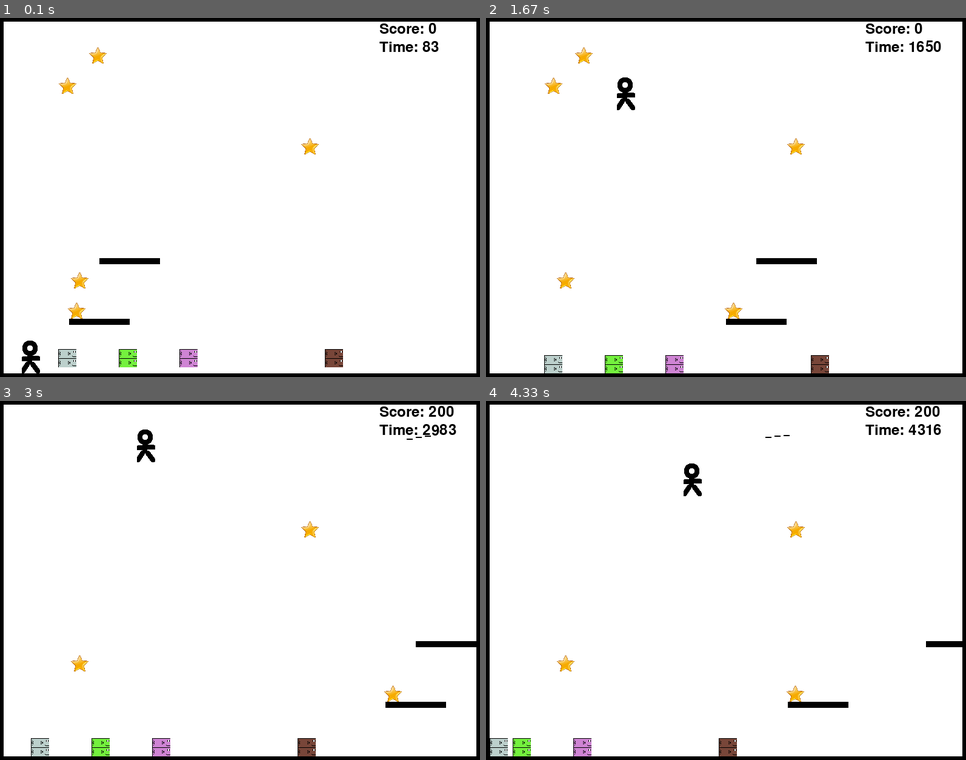
Above: before the commit, frames 1-4 (two rows, left to right).
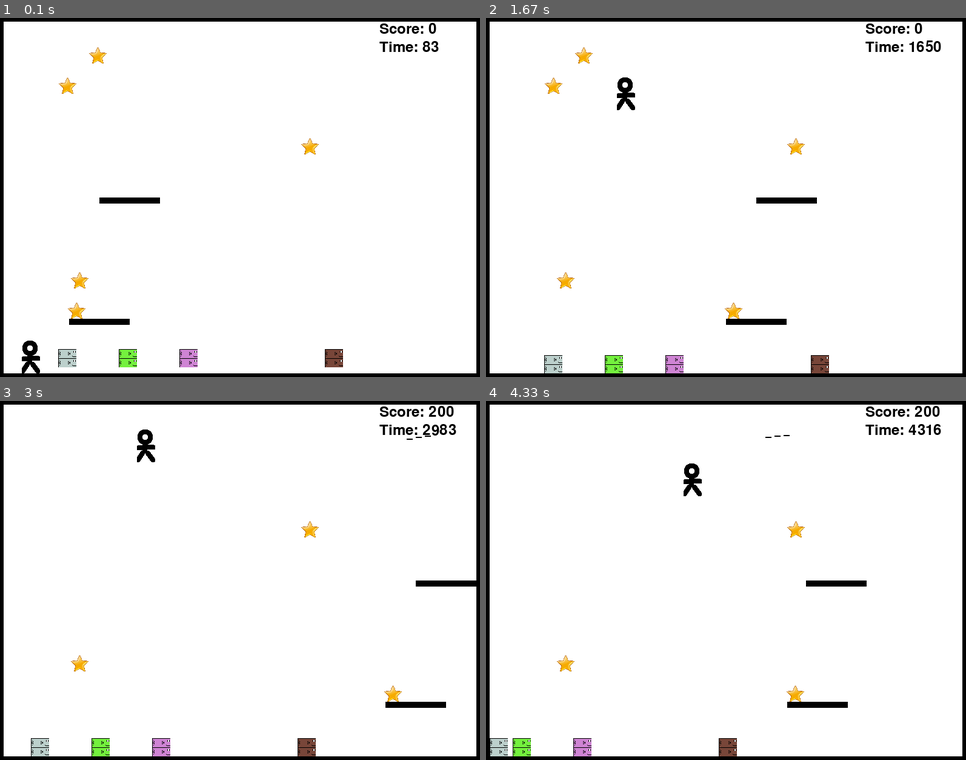
Above: after the commit, the same moments.

Repository: nkudeba/pygame-platform-evolution
Game: pygame game, started from platformer.py
The game is run twice, just before and just after one commit, with the same random seed, the same clock (stepped at 60 frames per second) and the same inputs.
Inputs:
- Up to frame 1 (0.1 s): no input
- Up to frame 2 (1.67 s): hold Right 0.33-0.8 s; hold Right 0.83-1.3 s; tap Space at 0.9, 1.2, 1.4 s; tap S at 0.98 s; hold Left from 1.33 s (still down)
- Up to frame 3 (3 s): tap Space at 1.7, 1.97, 2.27, 2.4, 2.7 s; release Left at 1.87 s; hold Left 1.9-2.3 s; hold Right 2.33-2.97 s; tap S at 2.48 s
- Up to frame 4 (4.33 s): hold Left 3-3.47 s; tap Space at 3.07, 3.37, 3.57, 3.87, 4.07 s; hold Right 3.5-3.97 s; hold Right from 4 s (still down); tap S at 4.15 s

The runs differ from the first frame. In frame 1, 0.4% of the frame differs, in the area x 20-34%, y 50-69%; in frame 2, 0.4%; in frame 3, 0.4%; in frame 4, 0.3%.

Commit message:
fix bars not bouncing off boundaries

Diff:
--- a/platformer.py
+++ b/platformer.py
@@ -151,7 +151,7 @@
 rightplatforms.add(Platform(WIDTH - 10, 0, 50, HEIGHT))
 moving_bars = pygame.sprite.Group()
 moving_bars.add(MovingBar(100, HEIGHT - 100, 100, 10, 3))
-moving_bars.add(MovingBar(150, HEIGHT - 200, 100, 10, 2.5))
+moving_bars.add(MovingBar(150, HEIGHT - 300, 100, 10, 2.5))
 stars = pygame.sprite.Group()
 projectiles = pygame.sprite.Group()
 stars.add(Star(100, 100, [0,0]))
@@ -251,6 +251,12 @@
         for fish, platform in rightplatform_fish_collision.items():
             fish.velocity[0] = 0
             fish.rect.x = WIDTH - 40
+
+    bars_right_collision = pygame.sprite.groupcollide(moving_bars, rightplatforms, False, False, pygame.sprite.collide_mask)
+    if bars_right_collision:
+        for bar, platform in bars_right_collision.items():
+            print(bar.speed)
+            bar.rect.x = WIDTH - 110
 
     topplatform_fish_collision = pygame.sprite.groupcollide(fishes, topplatforms, False, False, pygame.sprite.collide_mask)
     if topplatform_fish_collision:
